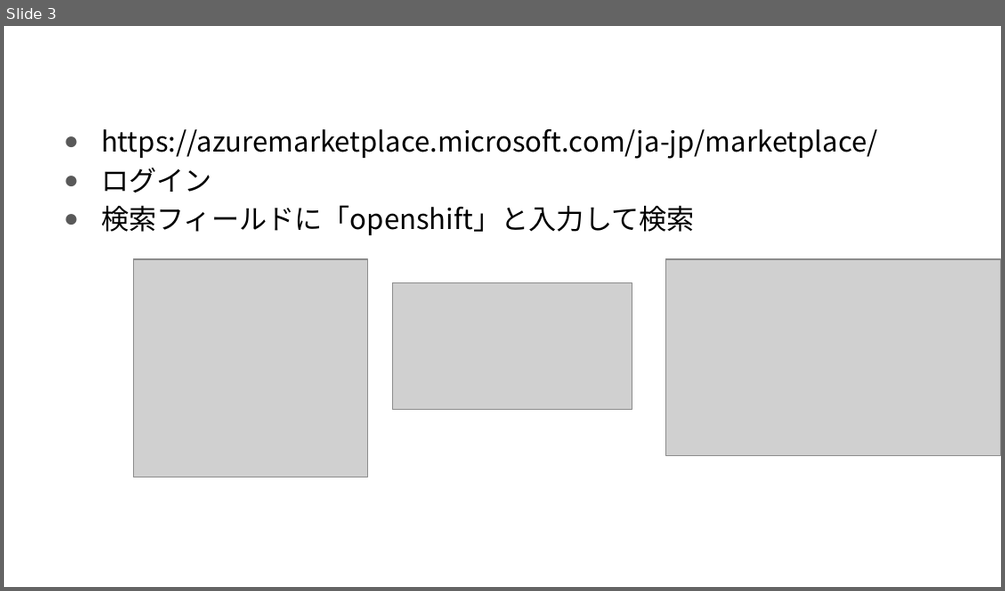
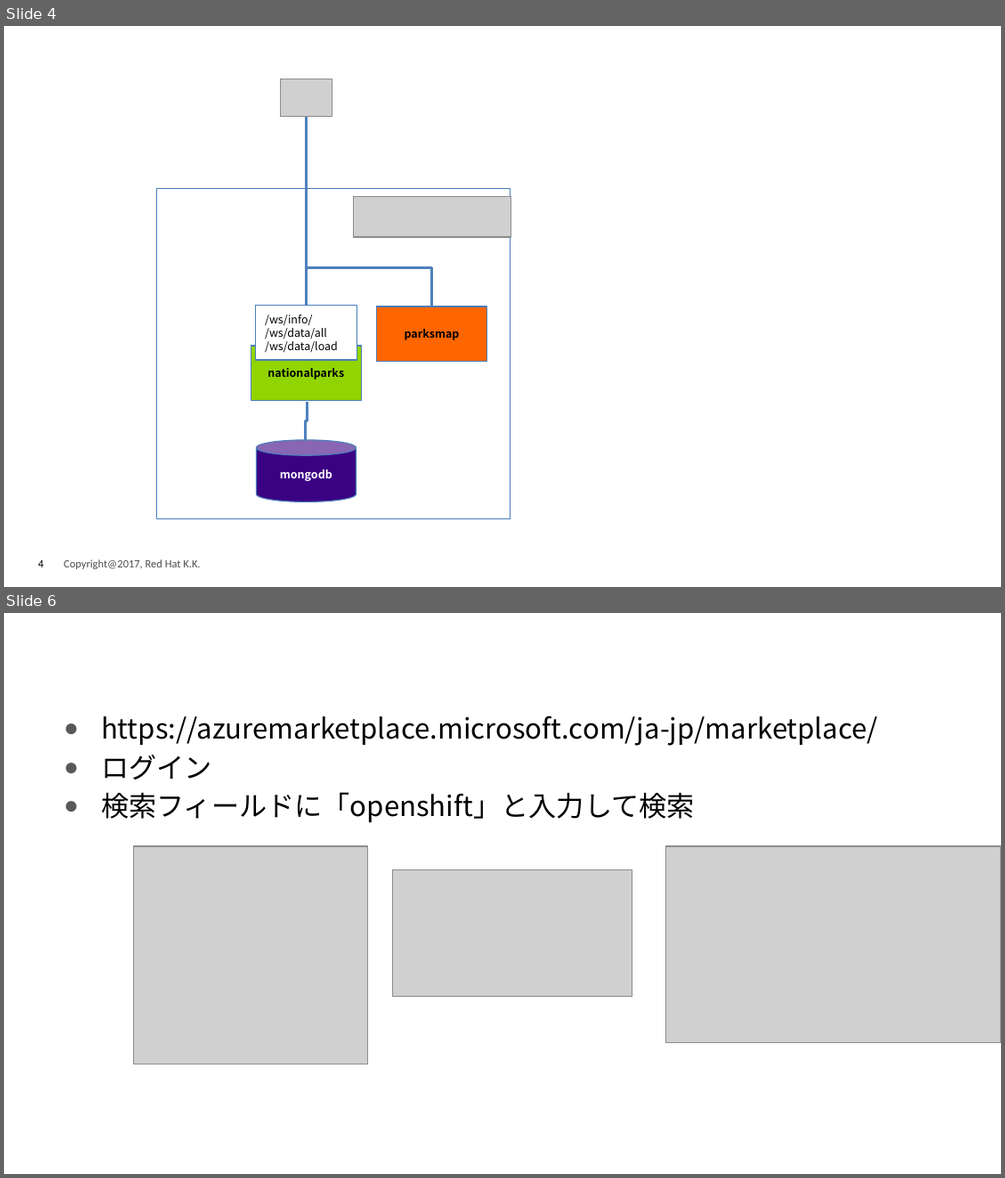
Before and after one commit to akubicharm/workshopper-content, a slide deck: images/diagrams.pptx. Shown one above the other, each under a label of ours: slide 3 before the commit, slides 4 and 6 after it; the slides between them are not shown. The pictures are 1005x591 and 1005x1178 pixels, drawn with LibreOffice and Linux fonts; fonts in the diff are those of the drawing; grey boxes stand for pictures; background and template pictures are left out. Boxes give left, top, right and bottom in pixels: in the first picture for what was removed or moved away, otherwise in the second. Text is boxed around its words. In the diff, an @@ line names an element or a change of style, - is before the commit and + after.

```diff
--- a/images/diagrams.pptx
+++ b/images/diagrams.pptx
@@ slide 4 added at box(4, 26, 1001, 587), background picture (left out) @@
@@ picture added at box(280, 79, 332, 117) @@
@@ elbow line added from (306, 117) to (431, 306), #4F81BD 2 pt @@
@@ elbow line added from (306, 117) to (306, 305), #4F81BD 2 pt @@
@@ rounded rectangle added at box(157, 189, 510, 518), outline #4B7EBC 0.75 pt @@
@@ picture added at box(353, 197, 510, 237) @@
@@ rounded rectangle added at box(255, 305, 356, 360), fill #FFFFFF, outline #4B7EBC 0.75 pt, 8 pt, text #000000 @@
+/ws/info/
+/ws/data/all
+/ws/data/load
@@ rounded rectangle added at box(377, 306, 486, 361), fill #FF6600, outline #4B7EBC 0.75 pt, 8 pt, text #000000, bold @@
+parksmap
@@ rounded rectangle added at box(251, 346, 361, 401), fill #92D400, outline #4B7EBC 0.75 pt, 8 pt, text #000000, bold @@
+nationalparks
@@ elbow line added from (307, 401) to (305, 441), #4F81BD 2 pt @@
@@ cylinder added at box(256, 440, 356, 501), fill #3B0183, outline #4B7EBC 0.75 pt, 8 pt, text #FFFFFF, bold @@
+mongodb
@@ text added at box(64, 559, 200, 569), 8 pt, text #4C4C4C @@
+Copyright@2017, Red Hat K.K.
@@ page number added at box(38, 560, 43, 567), 8 pt, text #000000 @@
+4
@@ what was slide 3 is now slide 6 @@
```
Also in this commit, not shown: 1 slide changed, 3 other slides added, 2 other files.
